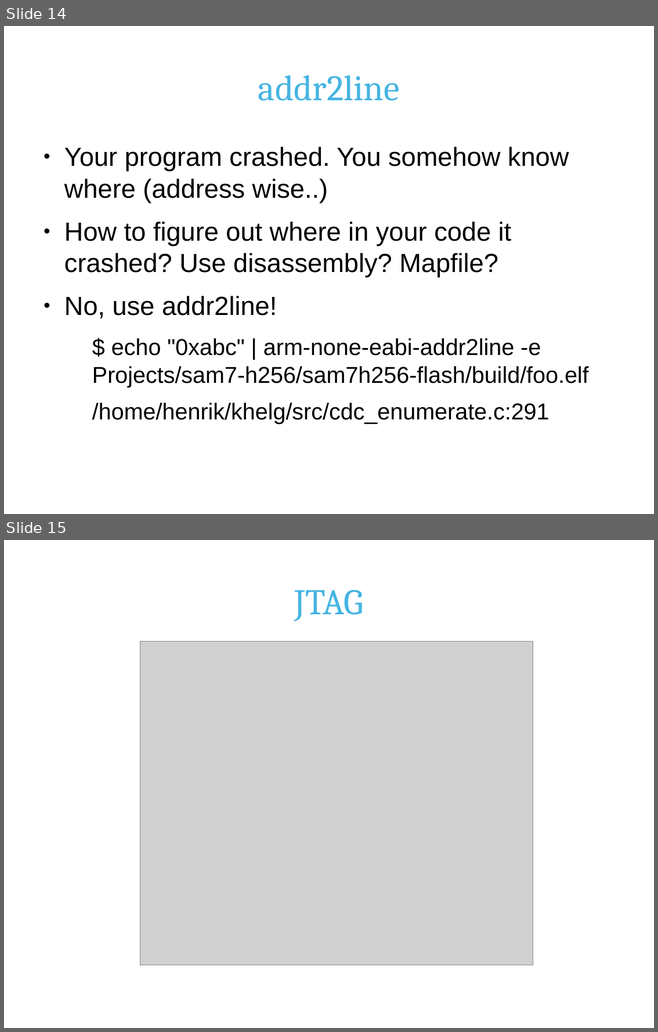
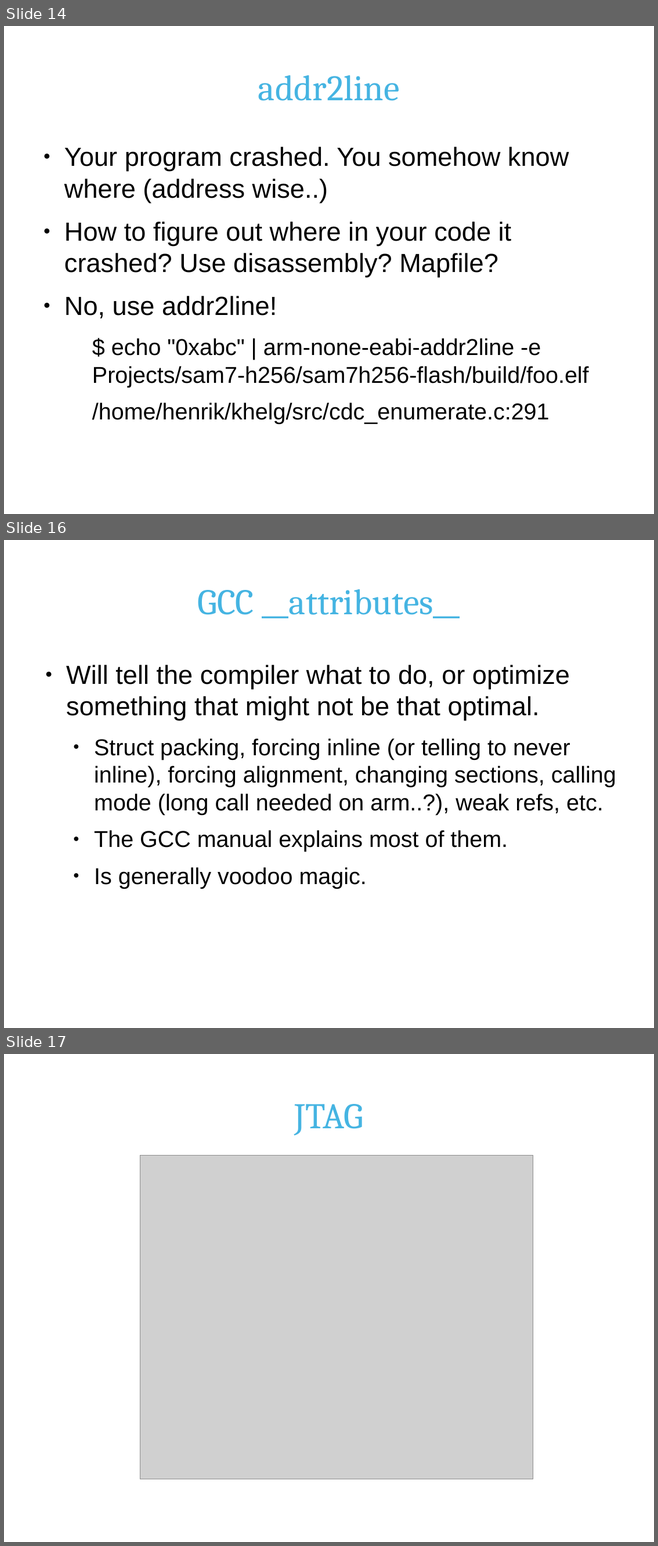
Before and after one commit to hnrkp/khelg2012-1, a slide deck: doc/pres.odp. Shown one above the other, each under a label of ours: slides 14 and 15 before the commit, slides 14, 16 and 17 after it; the slides between them are not shown. The pictures are 658x1032 and 658x1546 pixels, drawn with LibreOffice and Linux fonts; fonts in the diff are those of the drawing; grey boxes stand for pictures; background and template pictures are left out. Boxes give left, top, right and bottom in pixels: in the first picture for what was removed or moved away, otherwise in the second. Text is boxed around its words. In the diff, an @@ line names an element or a change of style, - is before the commit and + after.

```diff
--- a/doc/pres.odp
+++ b/doc/pres.odp
@@ slide 16 added at (x1=4, y1=540, x2=654, y2=1028), background #FFFFFF @@
@@ title added at (x1=198, y1=589, x2=460, y2=618), 44 pt, text #45B4E2 @@
+GCC __attributes__
@@ text added at (x1=66, y1=665, x2=616, y2=889), 28 pt, text #000000 @@
+● Will tell the compiler what to do, or optimize something that might not be that optimal.
+  ● Struct packing, forcing inline (or telling to never inline), forcing alignment, changing sections, calling mode (long call needed on arm..?), weak refs, etc.
+  ● The GCC manual explains most of them.
+  ● Is generally voodoo magic.
@@ what was slide 15 is now slide 17 @@
```
Also in this commit, not shown: 1 other slide added, 2 other files.
